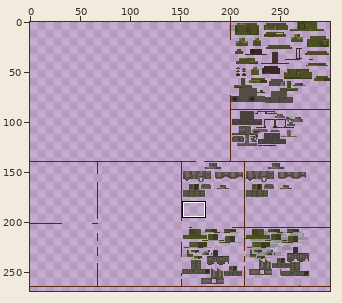
One commit to this sprite sheet: src/main/resources/assets/nukacraft/textures/power_armor/t51.png. Above: a wide view before the commit, with the close-up outlined.
Close-up. Old version:
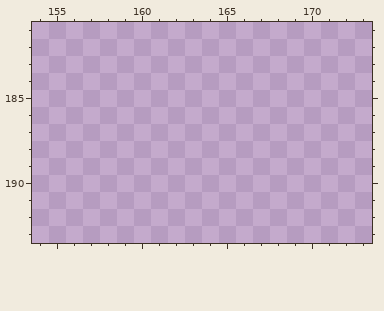
The file is 300x300 pixels. Colours within 5 levels of each other are drawn and written as one. Shown: x 154..173, y 181..193. The wide view leaves out empty margins. The commit also changed other parts of the picture, which this record leaves out.
The same view after the edit:
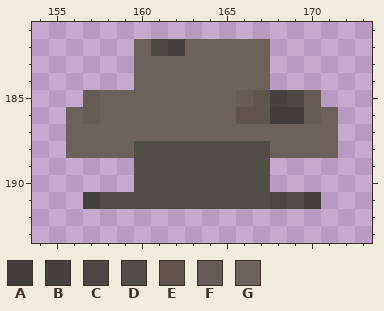
Palette (. is transparent): A #423d39  B #48423e  C #4e4641  D #534d47  E #60544d  F #665c55  G #6c615b
The edit:
There is now colour A in row 186 at x 168 to 169.
There is now colour B in row 182 at x 162; in row 185 at x 168; in row 191 at x 157 and 170.
There is now colour C in row 182 at x 161; in row 185 at x 169; in row 191 at x 168.
There is now colour D in rows 188 to 190 at x 160 to 167; in row 191 at x 158 to 167 and 169.
There is now colour E in row 185 at x 167; in row 186 at x 166 to 167.
There is now colour F in row 185 at x 157, 166 and 170; in row 186 at x 157 and 170.
There is now colour G in row 182 at x 160 and 163 to 167; in rows 183 to 184 at x 160 to 167; in row 185 at x 158 to 165; in row 186 at x 156, 158 to 165 and 171; in row 187 at x 156 to 171; in row 188 at x 156 to 159 and 168 to 171.
Pixel boxes of the changes (left, top, right, bottom) in both close-ups:
added: (66, 39, 338, 209)
